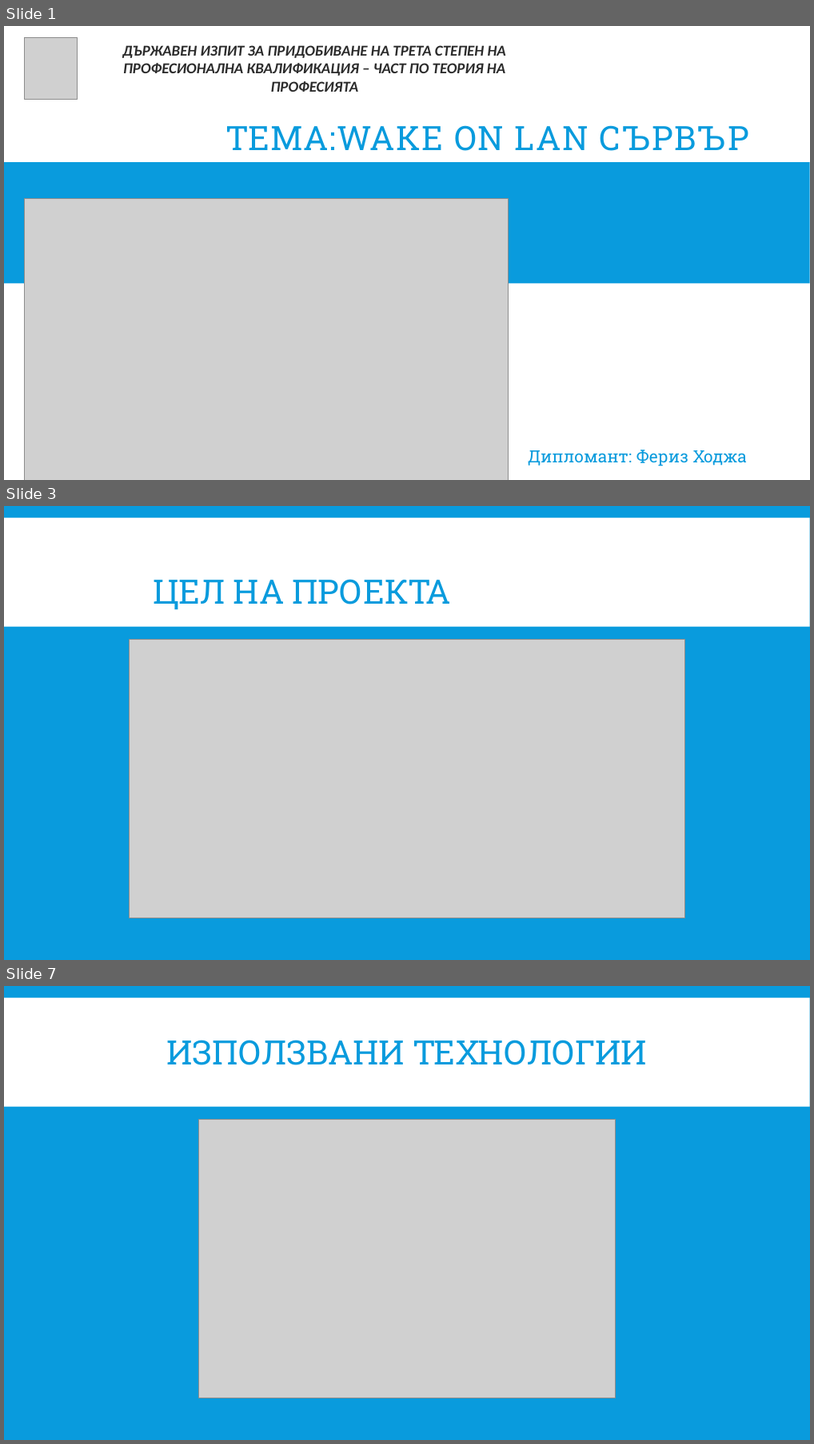
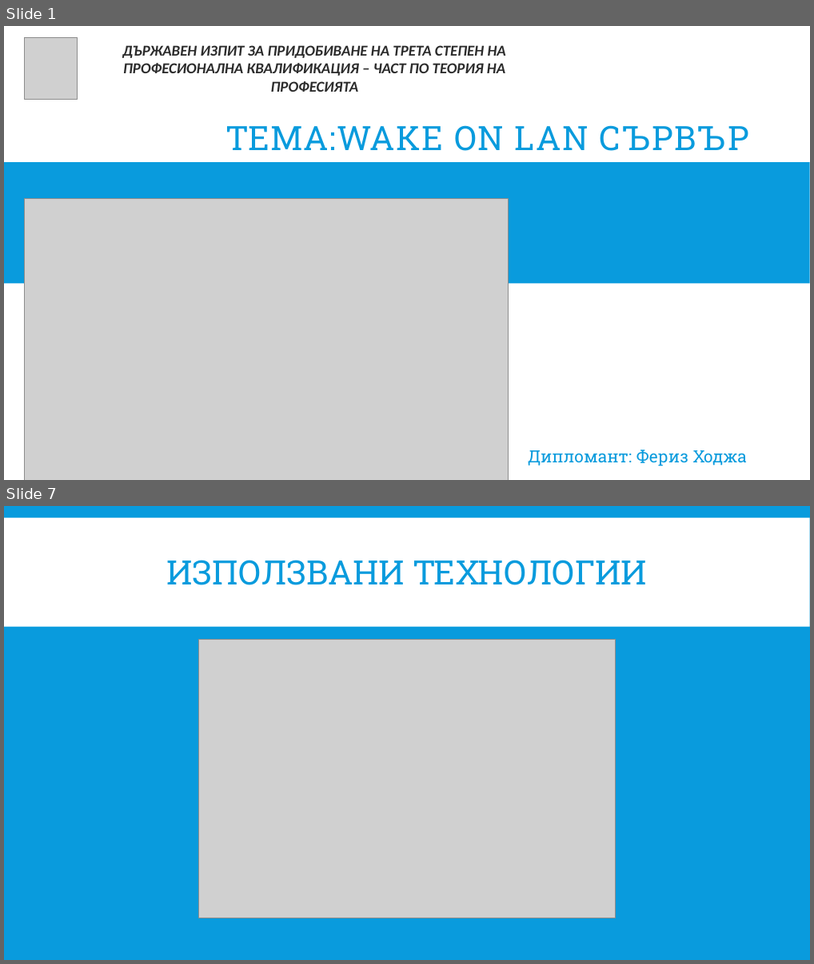
Before and after one commit to pgee-dzi2024/ThemeSP_2607, a slide deck: DR/защита.pptx. Shown one above the other, each under a label of ours: slides 1, 3 and 7 before the commit, slides 1 and 7 after it; the slides between them are not shown. The pictures are 814x1444 and 814x964 pixels, drawn with LibreOffice and Linux fonts; fonts in the diff are those of the drawing; grey boxes stand for pictures. Boxes give left, top, right and bottom in pixels: in the first picture for what was removed or moved away, otherwise in the second. Text is boxed around its words. In the diff, an @@ line names an element or a change of style, - is before the commit and + after.

```diff
--- a/DR/защита.pptx
+++ b/DR/защита.pptx
@@ slide 3 removed at (4, 506, 810, 960), background #099BDD; not listed: 1 template element that a slide beside it also shows @@
@@ title removed at (153, 579, 450, 610) @@
-ЦЕЛ НА ПРОЕКТА
@@ picture removed at (130, 639, 686, 917) @@
```
Also in this commit, not shown: 2 slides changed, 3 slides added, 2 other slides removed.
